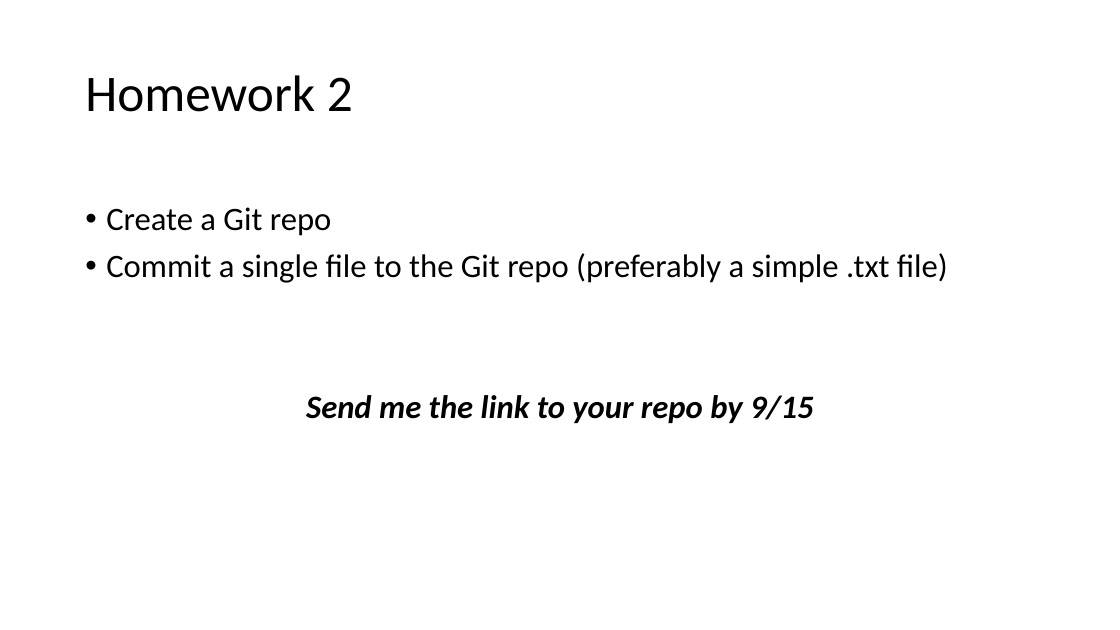
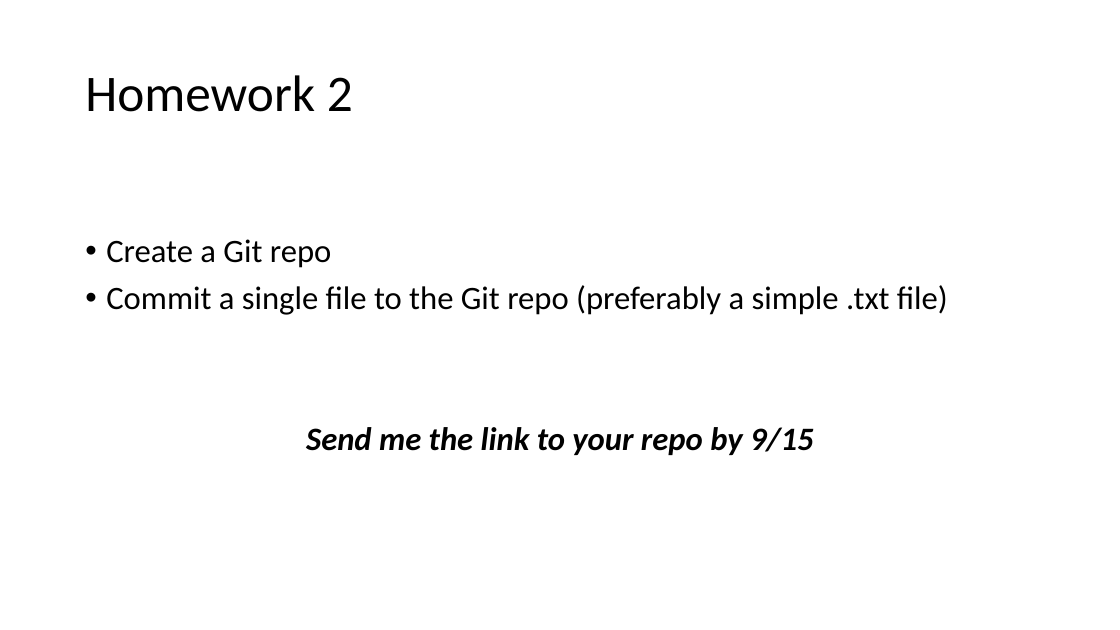
Before and after one commit to maxxb77/EBGN632_2019, a slide deck: slide 4 of ClassSlides/Course2.pptx. Drawn at 1120x630 pixels with LibreOffice and Linux fonts; fonts in the diff are those of the drawing. Boxes give left, top, right and bottom in pixels: in the first picture for what was removed or moved away, otherwise in the second. Text is boxed around its words. In the diff, an @@ line names an element or a change of style, - is before the commit and + after.

```diff
--- a/ClassSlides/Course2.pptx
+++ b/ClassSlides/Course2.pptx
@@ text "Create a Git repo": place and size @@
-text "Create a Git repo" at (106,207,948,423)
+text "Create a Git repo" at (106,239,948,455)
```
Also in this commit, not shown: 2 other slides changed, 1 slide added.
